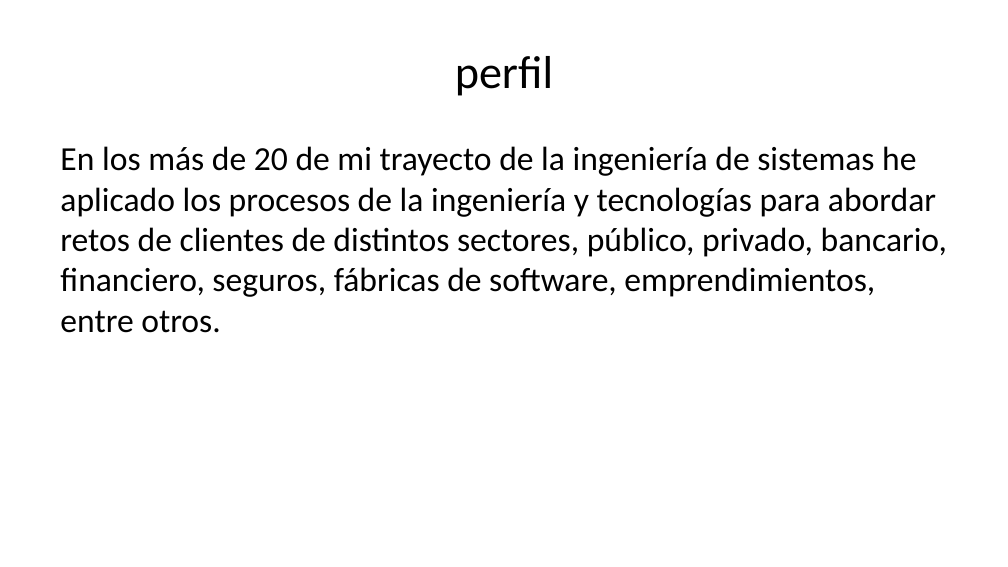
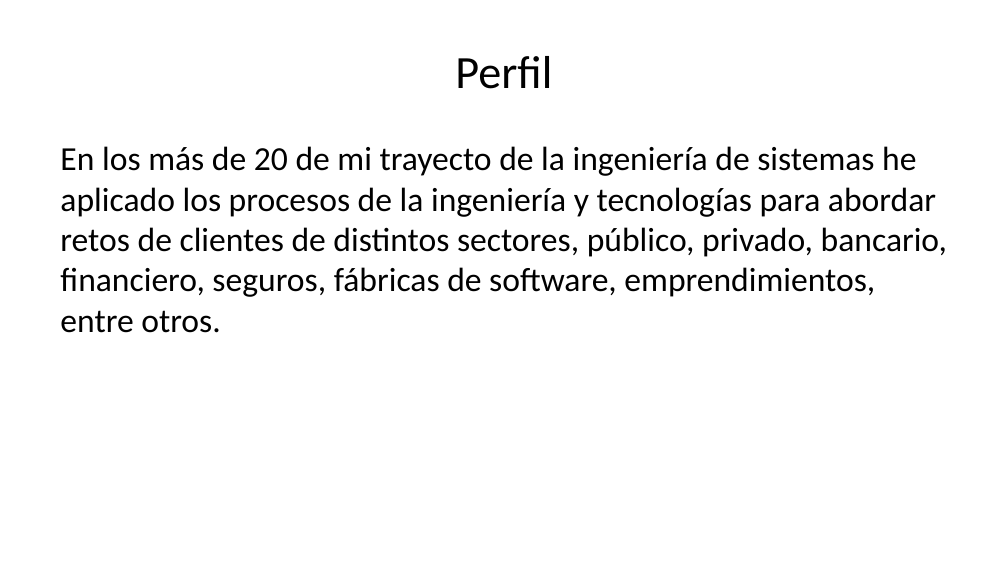
Before and after one commit to hwong23/tex-plantll-hv, a slide deck: slide 7 of output/presentation.pptx (slide 6 before the commit). Drawn at 1008x567 pixels with LibreOffice and Linux fonts; fonts in the diff are those of the drawing. Boxes give left, top, right and bottom in pixels: in the first picture for what was removed or moved away, otherwise in the second. Text is boxed around its words. In the diff, an @@ line names an element or a change of style, - is before the commit and + after.

```diff
--- a/output/presentation.pptx
+++ b/output/presentation.pptx
@@ title at <box>455,56,552,89</box>: text changed @@
-perfil
+Perfil
```
Also in this commit, not shown: 6 other slides changed, 1 slide added, 5 other files.
